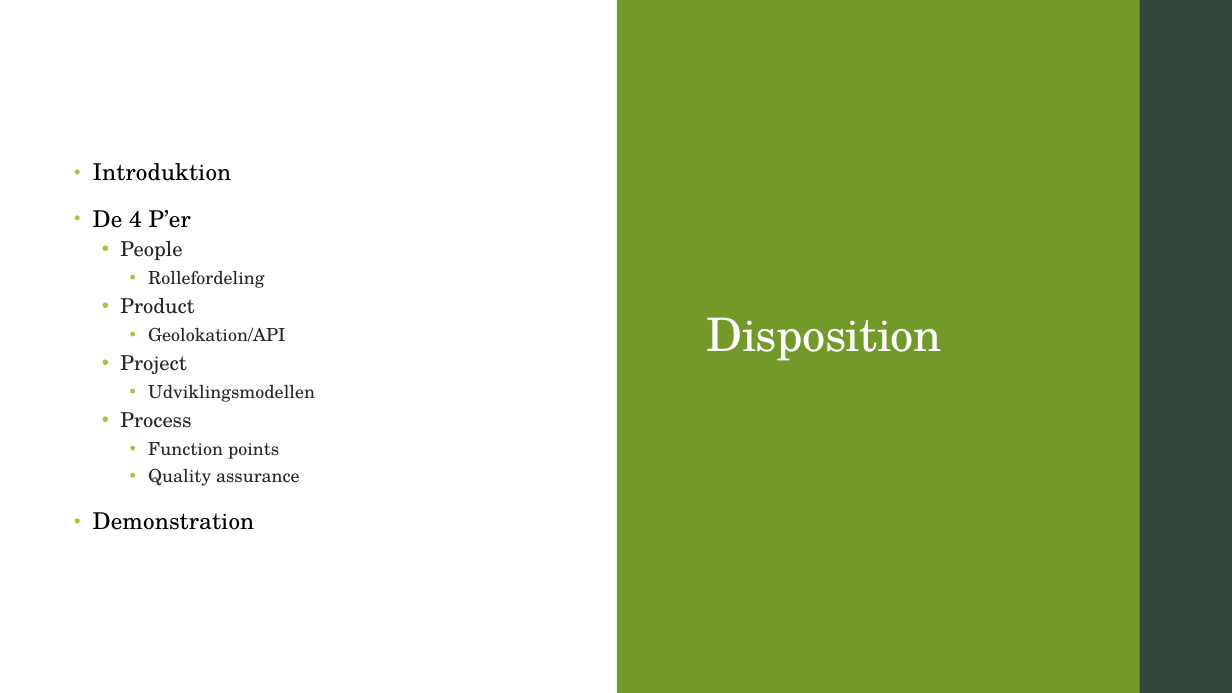
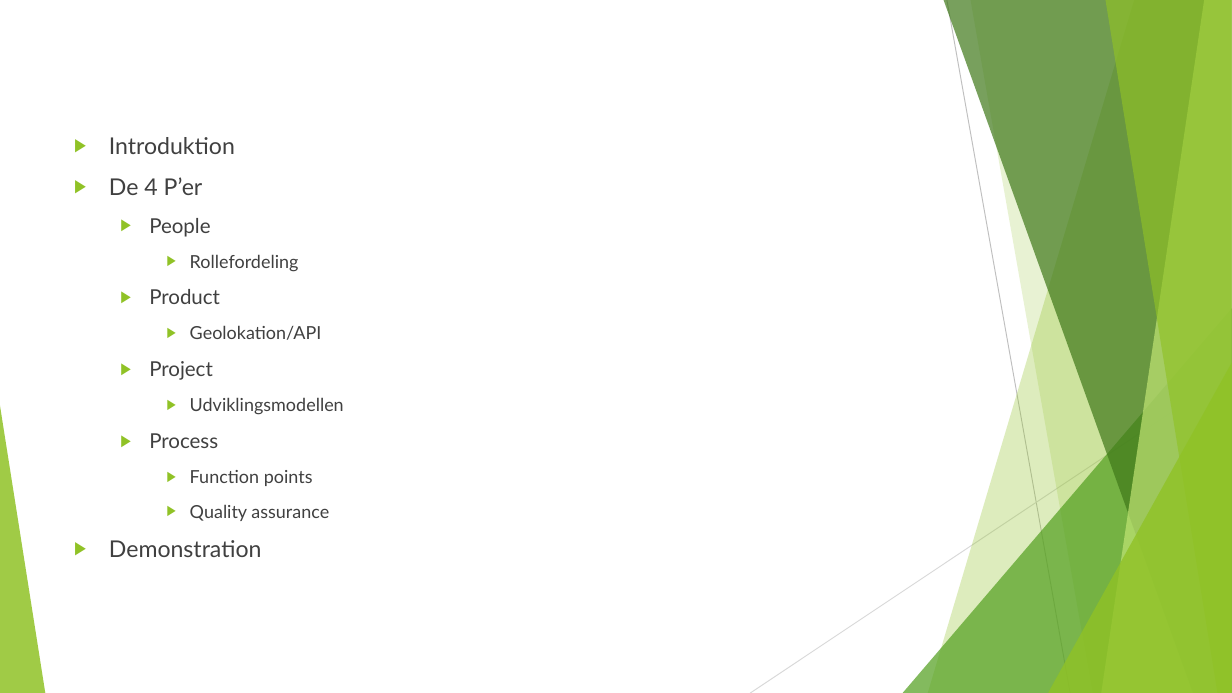
Before and after one commit to C-Strunge/3.SemesterSWD-Eksamen.Final, a slide deck: slide 2 of The Next præsentation.pptx. Drawn at 1232x693 pixels with LibreOffice and Linux fonts; fonts in the diff are those of the drawing. Boxes give left, top, right and bottom in pixels: in the first picture for what was removed or moved away, otherwise in the second. Text is boxed around its words. In the diff, an @@ line names an element or a change of style, - is before the commit and + after.

```diff
--- a/The Next præsentation.pptx
+++ b/The Next præsentation.pptx
@@ rectangle removed at [0, 0, 1141, 693] @@
@@ rectangle removed at [617, 0, 1141, 693] @@
@@ rectangle removed at [1140, 0, 1232, 693] @@
@@ rectangle removed at [1141, 0, 1232, 693] @@
@@ text "Introduktion" at [109, 137, 344, 557]: font TeX Gyre Schola to Lato; text colour #000000 to #404040, letter spacing 0.1 to 0 pt in "Introduktion", "De 4 P’er", "Demonstration"; text colour #262626 to #404040 in "People", "Rollefordeling", "Product", "Geolokation/API" and 5 more places; bullet • to ▶; line spacing 0.95 to 1; less space between paragraphs; bullet colour #99CB38 to #90C226; line spacing 0.9 to 1; more space between paragraphs @@
@@ title removed at [707, 317, 942, 361] @@
-Disposition
@@ group added at [0, 0, 1232, 693]: 5 freeform shapes, 3 triangles, 2 lines @@
```
Also in this commit, not shown: 3 other slides changed, 2 slides added, 2 slides removed, 2 other files.
